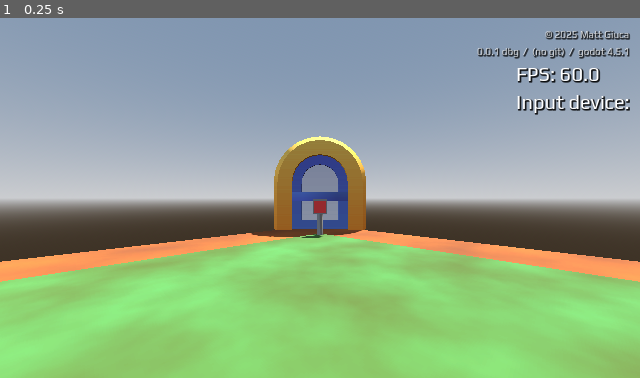
Above: before the commit, frame 1.
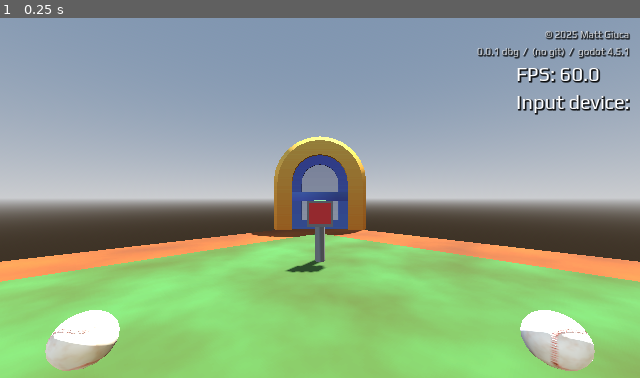
Above: after the commit, the same moment.

Repository: mgiuca/two-hands
Game: Godot game, scene res://scenes/levels/baseball.tscn
The game is run twice, just before and just after one commit, with the same random seed, the same clock (stepped at 60 frames per second) and the same inputs. This scene is started directly instead of the project's main scene.
Inputs:
- Up to frame 1 (0.25 s): no input

The runs differ from the first frame. In frame 1, 3.4% of the frame differs, in the area x 7-93%, y 50-99%.
Error before the commit: Invalid access to property or key 'activate' on a base object of type 'Nil'. (res://scenes/level.gd:52)

Commit message:
Baseball level: Move activator closer so we can hit it.

Diff:
--- a/scenes/levels/baseball.tscn
+++ b/scenes/levels/baseball.tscn
@@ -7,9 +7,11 @@
 [ext_resource type="Material" uid="uid://ctwnqtmeffdlp" path="res://materials/grass.tres" id="4_4jxpb"]
 [ext_resource type="PackedScene" uid="uid://befgfai7xh21g" path="res://scenes/door.tscn" id="5_8o0ly"]
 
-[node name="Level" node_paths=PackedStringArray("left_hand", "right_hand") instance=ExtResource("1_i34so")]
+[node name="Level" node_paths=PackedStringArray("left_hand", "right_hand", "activator1", "activator2") instance=ExtResource("1_i34so")]
 left_hand = NodePath("BaseballLeft")
 right_hand = NodePath("BaseballRight")
+activator1 = NodePath("PlateActivator")
+activator2 = NodePath("PlateActivator")
 
 [node name="BaseballLeft" parent="." index="5" instance=ExtResource("2_f2mr3")]
 
@@ -37,7 +39,7 @@
 material = ExtResource("3_gcw3b")
 
 [node name="PlateActivator" parent="." index="8" instance=ExtResource("3_f2mr3")]
-transform = Transform3D(1, 0, 0, 0, 1, 0, 0, 0, 1, 0, 0, -8)
+transform = Transform3D(1, 0, 0, 0, 1, 0, 0, 0, 1, 0, 0, -4.6601996)
 
 [node name="Door" parent="." index="9" instance=ExtResource("5_8o0ly")]
 transform = Transform3D(3.870159, 0, 0, 0, 3.870159, 0, 0, 0, 3.870159, 0, 0, -10.163345)
